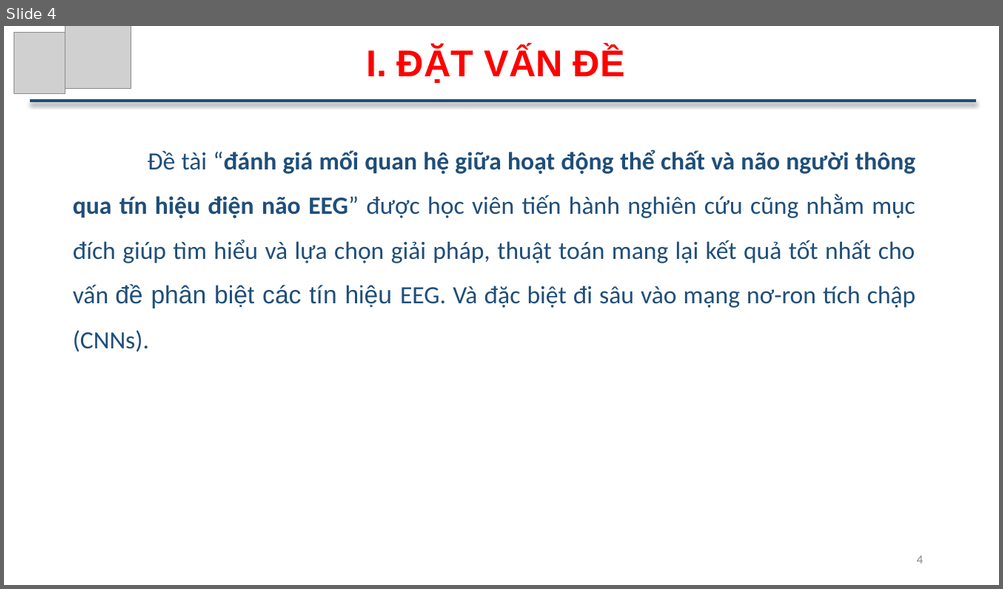
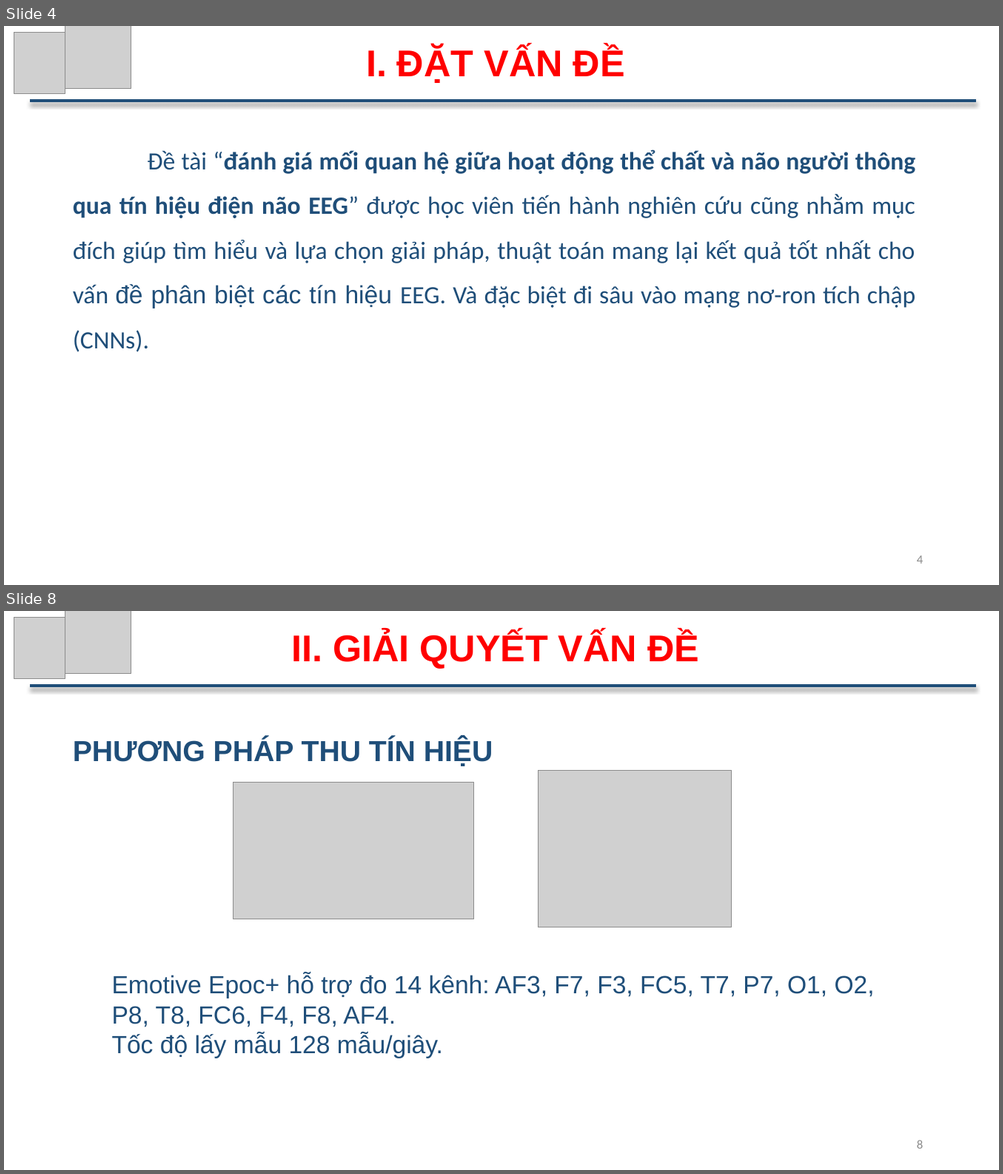
Before and after one commit to ThuTrongNguyen/Thesis, a slide deck: SlideBaoCao.pptx. Shown one above the other, each under a label of ours: slide 4 before the commit, slides 4 and 8 after it; the slides between them are not shown. The pictures are 1003x589 and 1003x1174 pixels, drawn with LibreOffice and Linux fonts; fonts in the diff are those of the drawing; grey boxes stand for pictures. Boxes give left, top, right and bottom in pixels: in the first picture for what was removed or moved away, otherwise in the second. Text is boxed around its words. In the diff, an @@ line names an element or a change of style, - is before the commit and + after.

```diff
--- a/SlideBaoCao.pptx
+++ b/SlideBaoCao.pptx
@@ slide 8 added at [4, 611, 999, 1170], background #FFFFFF @@
@@ picture added at [14, 618, 65, 679] @@
@@ picture added at [65, 611, 131, 674] @@
@@ text added at [291, 632, 699, 669], 36 pt, text #FF0000, bold @@
+II. GIẢI QUYẾT VẤN ĐỀ
@@ line added from (30, 686) to (976, 686), #1F4E79 3 pt @@
@@ text added at [73, 738, 493, 766], 28 pt, text #1F4E79, bold @@
+PHƯƠNG PHÁP THU TÍN HIỆU
@@ picture added at [233, 783, 474, 920] @@
@@ picture added at [538, 771, 731, 927] @@
@@ text added at [112, 974, 874, 1059], 24 pt, text #1F4E79 @@
+Emotive Epoc+ hỗ trợ đo 14 kênh: AF3, F7, F3, FC5, T7, P7, O1, O2, P8, T8, FC6, F4, F8, AF4.
+Tốc độ lấy mẫu 128 mẫu/giây.
@@ page number added at [916, 1140, 922, 1149], 12 pt, text #8C8C8C @@
+8
```
Also in this commit, not shown: 5 slides changed, 14 other slides added, 2 slides removed, 6 other files.
